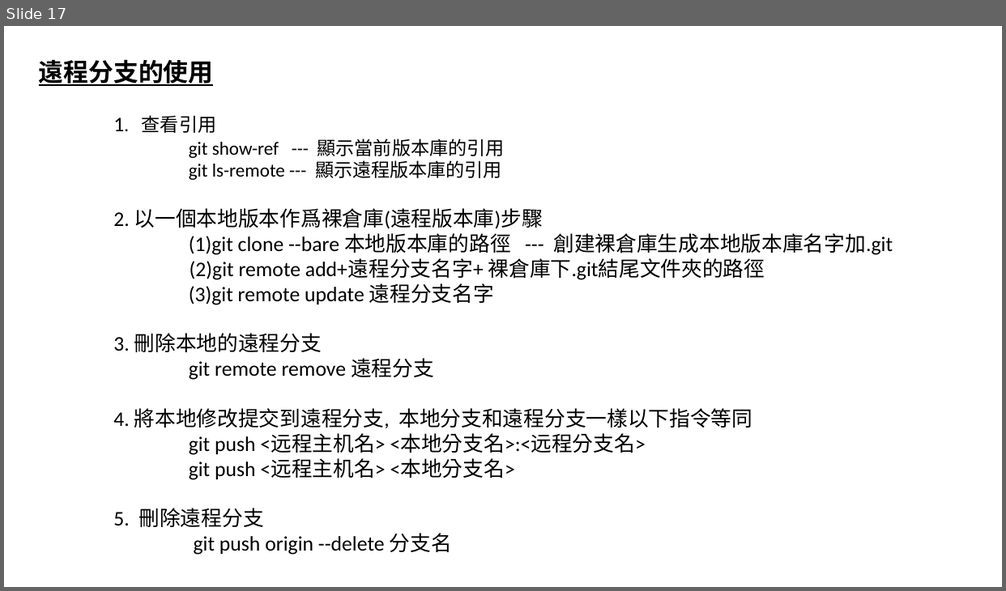
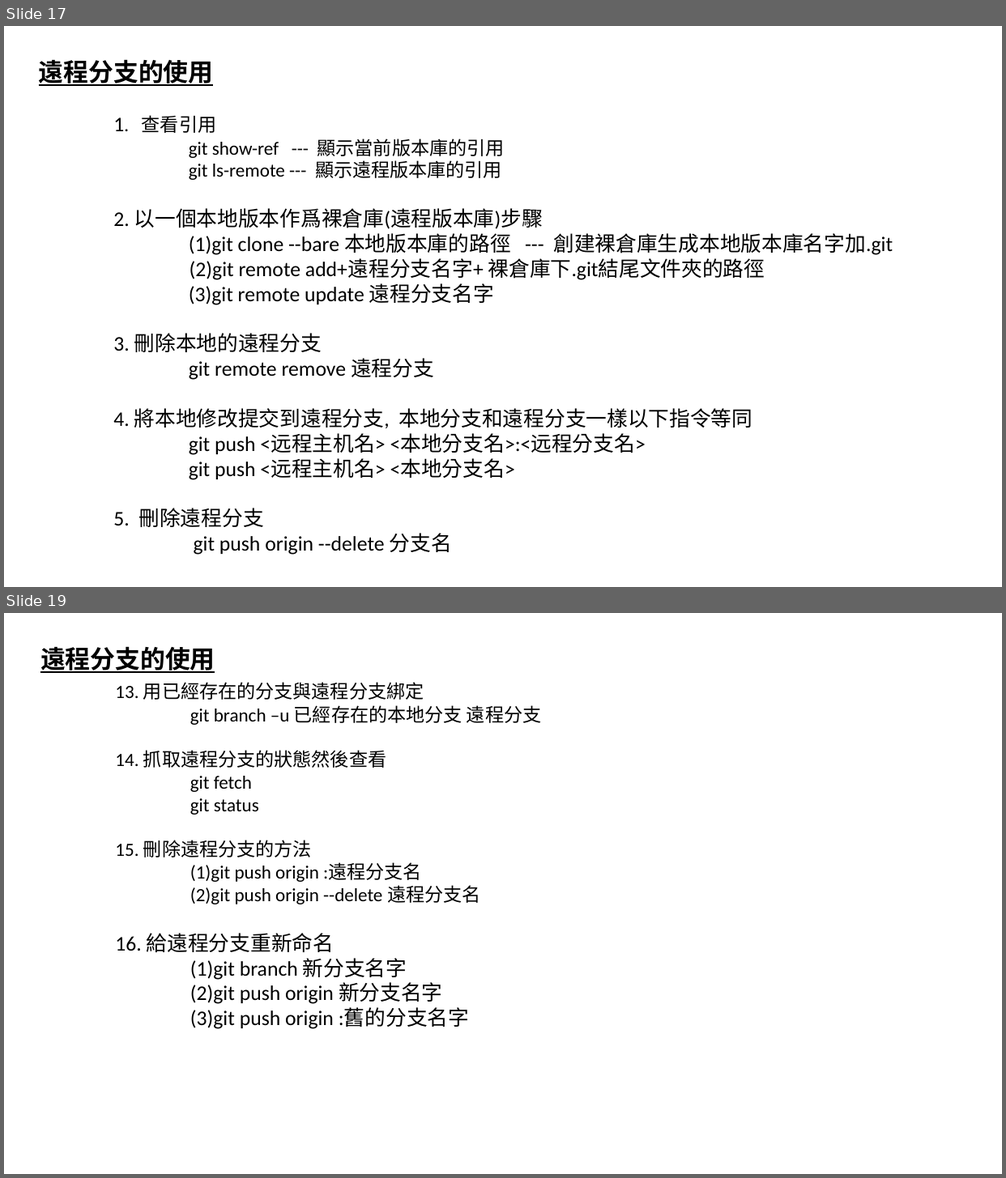
Before and after one commit to luchaojun/ChaojunStudy, a slide deck: GitStudy/GitStudy.pptx. Shown one above the other, each under a label of ours: slide 17 before the commit, slides 17 and 19 after it; the slides between them are not shown. The pictures are 1006x591 and 1006x1178 pixels, drawn with LibreOffice and Linux fonts; fonts in the diff are those of the drawing. Boxes give left, top, right and bottom in pixels: in the first picture for what was removed or moved away, otherwise in the second. Text is boxed around its words. In the diff, an @@ line names an element or a change of style, - is before the commit and + after.

```diff
--- a/GitStudy/GitStudy.pptx
+++ b/GitStudy/GitStudy.pptx
@@ slide 19 added at [4,613,1002,1174], background #FFFFFF @@
@@ text added at [40,646,541,1029], 18 pt, text #000000 @@
+遠程分支的使用
+13. 用已經存在的分支與遠程分支綁定
+git branch –u 已經存在的本地分支 遠程分支
+14. 抓取遠程分支的狀態然後查看
+git fetch
+git status
+15. 刪除遠程分支的方法
+(1)git push origin :遠程分支名
+(2)git push origin --delete 遠程分支名
+16. 給遠程分支重新命名
+(1)git branch 新分支名字
+(2)git push origin 新分支名字
+(3)git push origin :舊的分支名字
```
Also in this commit, not shown: 1 other slide added.
